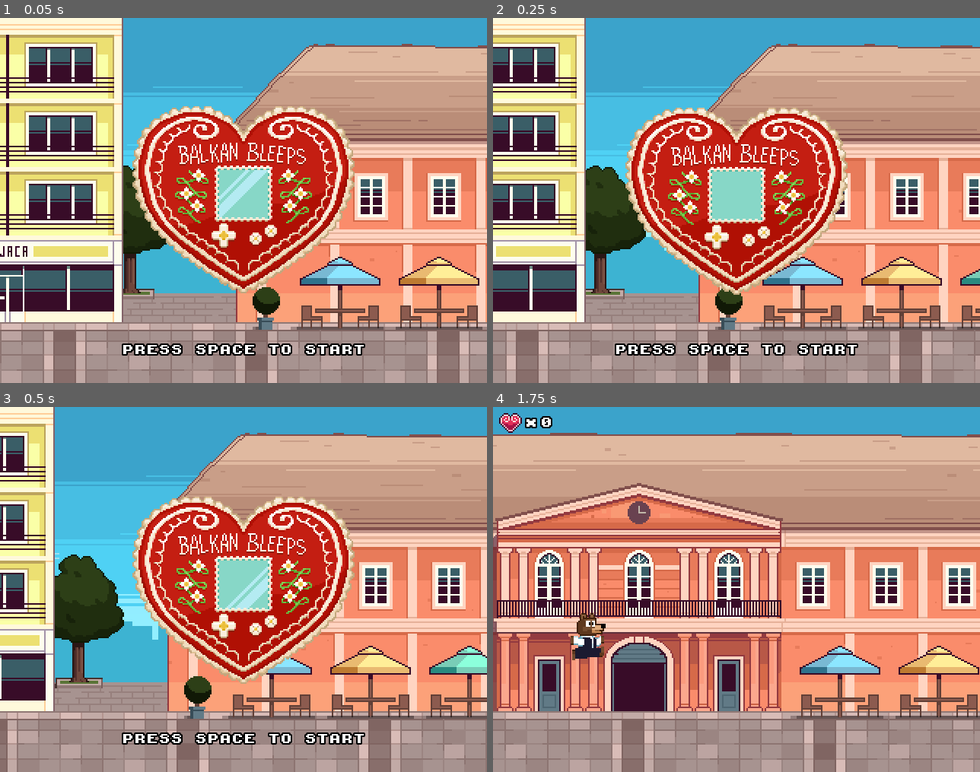
Above: before the commit, frames 1-4 (two rows, left to right).
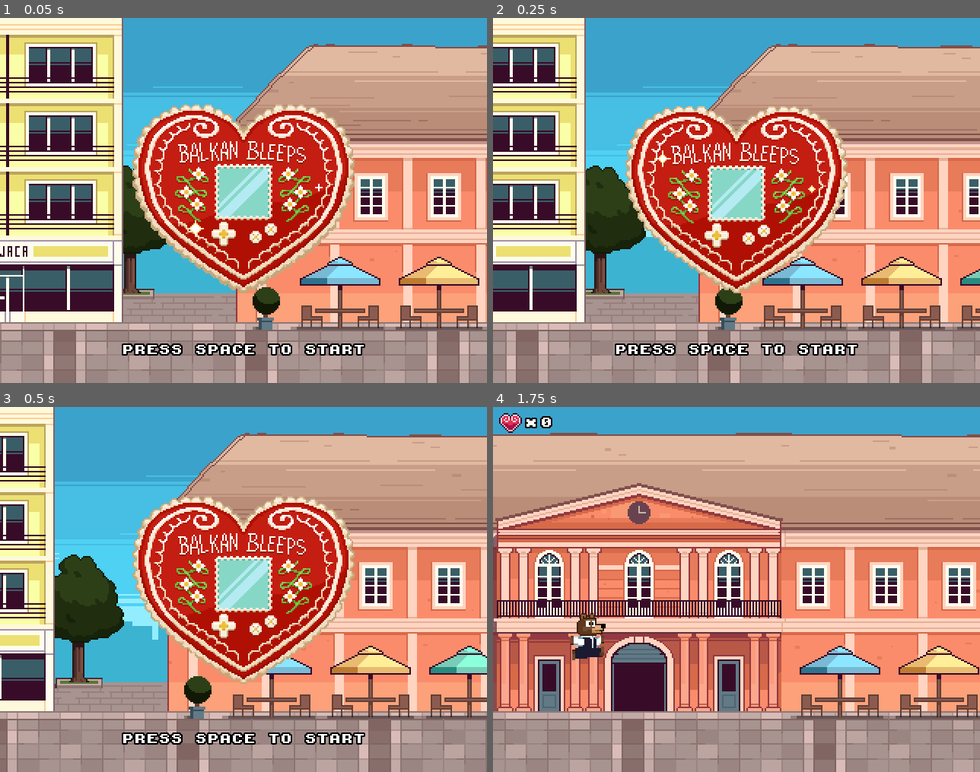
Above: after the commit, the same moments.

Repository: nikolawhallon/SomborSprint
Game: Godot game, scene res://Scenes/Title.tscn
The game is run twice, just before and just after one commit, with the same random seed, the same clock (stepped at 60 frames per second) and the same inputs. Sound files missing from this copy of the repository are replaced by a short silence.
Inputs:
- Up to frame 1 (0.05 s): no input
- Up to frame 2 (0.25 s): no input
- Up to frame 3 (0.5 s): no input
- Up to frame 4 (1.75 s): tap Space (jump) at 0.5, 0.77, 1.52 s; hold D from 0.53 s (still down)

The runs differ from the first frame. In frame 1, 5.5% of the frame differs, in the area x 27-73%, y 23-75%; in frame 2, 5.8%, in the area x 27-73%, y 24-76%; in frame 3, 0.5%; in frame 4, nothing differs.

Commit message:
gosplan integration (#6)
* integrating with gosplan

* handling key event and new server ip

---------

Co-authored-by: Nikola Whallon <vacuumbrewstudios@gmail.com>

Diff:
--- a/Scenes/Game.gd
+++ b/Scenes/Game.gd
@@ -50,9 +50,18 @@
 	yugo.velocity.x = rng.randf_range(-100.0, -200.0)
 	add_child(yugo)
 
+func spawn_keys():
+	for _i in range(1, 100):
+		var key = load("res://Scenes/Key.tscn").instance()
+		key.position.x = $Player.position.x + rng.randi_range(0, 2000)
+		key.position.y = -16 - + rng.randi_range(0, 64)
+		key.velocity.y = rng.randf_range(200.0, 400.0)
+		add_child(key)
+
 func _on_Player_collect_licitar(points):
 	score += points
 	$CanvasLayer/MarginContainer/HBoxContainer/LicitarScore.text = str(score)
+	$Websocket.send_event("LicitarCollected")
 
 func _on_Player_take_damage():
 	score = max(score - 5, 0)
@@ -71,3 +80,9 @@
 		fez.position.x = $Player.position.x + 854
 		fez.position.y = rng.randf_range(240 - 120, 240 - 96)
 		add_child(fez)
+
+func _on_Websocket_event_received(event):
+	print("handling event")
+	print(event)
+	if event == "KeyCollected":
+		spawn_keys()
--- a/Scenes/Game.tscn
+++ b/Scenes/Game.tscn
@@ -1,10 +1,11 @@
-[gd_scene load_steps=8 format=2]
+[gd_scene load_steps=9 format=2]
 
 [ext_resource path="res://Scenes/ParallaxBackground.tscn" type="PackedScene" id=1]
 [ext_resource path="res://Scenes/Game.gd" type="Script" id=2]
 [ext_resource path="res://Assets/Music/sombor_sprint_main_theme.ogg" type="AudioStream" id=3]
 [ext_resource path="res://Scenes/Player.tscn" type="PackedScene" id=4]
 [ext_resource path="res://Scenes/Ground.tscn" type="PackedScene" id=5]
+[ext_resource path="res://Scenes/Websocket.gd" type="Script" id=6]
 [ext_resource path="res://Assets/licitar_b.png" type="Texture" id=7]
 [ext_resource path="res://Resources/font.tres" type="Theme" id=8]
 
@@ -79,9 +80,13 @@
 volume_db = -12.0
 autoplay = true
 
+[node name="Websocket" type="Node" parent="."]
+script = ExtResource( 6 )
+
 [connection signal="collect_licitar" from="Player" to="." method="_on_Player_collect_licitar"]
 [connection signal="take_damage" from="Player" to="." method="_on_Player_take_damage"]
 [connection signal="timeout" from="LicitarSpawnTimer" to="." method="_on_LicitarSpawnTimer_timeout"]
 [connection signal="timeout" from="YugoSpawnTimer" to="." method="_on_YugoSpawnTimer_timeout"]
 [connection signal="timeout" from="OpanciSpawnTimer" to="." method="_on_OpanciSpawnTimer_timeout"]
 [connection signal="timeout" from="FezSpawnTimer" to="." method="_on_FezSpawnTimer_timeout"]
+[connection signal="event_received" from="Websocket" to="." method="_on_Websocket_event_received"]
--- /dev/null
+++ b/Scenes/Key.gd
@@ -0,0 +1,17 @@
+extends Area2D
+
+var velocity = Vector2.ZERO
+
+func destroy():
+	get_tree().queue_delete(self)
+
+func _process(delta):
+	position += velocity * delta
+
+	if global_position.y > 480 * 2:
+		destroy()
+
+
+func _on_Key_body_entered(body):
+	if body.is_in_group("Player"):
+		body.take_damage()
--- /dev/null
+++ b/Scenes/Key.tscn
@@ -0,0 +1,30 @@
+[gd_scene load_steps=8 format=2]
+
+[ext_resource path="res://Assets/Key/key_4.png" type="Texture" id=1]
+[ext_resource path="res://Assets/Key/key_3.png" type="Texture" id=2]
+[ext_resource path="res://Assets/Key/key_1.png" type="Texture" id=3]
+[ext_resource path="res://Assets/Key/key_2.png" type="Texture" id=4]
+[ext_resource path="res://Scenes/Key.gd" type="Script" id=5]
+
+[sub_resource type="SpriteFrames" id=1]
+animations = [ {
+"frames": [ ExtResource( 3 ), ExtResource( 4 ), ExtResource( 2 ), ExtResource( 1 ) ],
+"loop": true,
+"name": "default",
+"speed": 5.0
+} ]
+
+[sub_resource type="RectangleShape2D" id=2]
+extents = Vector2( 4, 9 )
+
+[node name="Key" type="Area2D" groups=["Key"]]
+script = ExtResource( 5 )
+
+[node name="AnimatedSprite" type="AnimatedSprite" parent="."]
+frames = SubResource( 1 )
+playing = true
+
+[node name="CollisionShape2D" type="CollisionShape2D" parent="."]
+shape = SubResource( 2 )
+
+[connection signal="body_entered" from="." to="." method="_on_Key_body_entered"]
--- a/Scenes/Title.tscn
+++ b/Scenes/Title.tscn
@@ -13,7 +13,7 @@
 
 [node name="Logo" parent="." instance=ExtResource( 3 )]
 position = Vector2( 0, 120 )
-frame = 26
+frame = 39
 
 [node name="CanvasLayer" type="CanvasLayer" parent="."]
 
--- /dev/null
+++ b/Scenes/Websocket.gd
@@ -0,0 +1,84 @@
+extends Node
+
+signal event_received
+
+var client = WebSocketClient.new()
+var ws_connected = false
+
+var URL = "ws://192.168.1.10:5000"
+
+var id = null
+
+func delete():
+	print("destroying websocket")
+	get_tree().queue_delete(self)
+
+func _ready():
+	print("websocket ready")
+	initialize()
+
+func initialize():
+	client.connect("connection_closed", self, "_closed")
+	client.connect("connection_error", self, "_closed")
+	client.connect("connection_established", self, "_connected")
+	client.connect("data_received", self, "_on_data")
+
+	if OS.get_name() == "HTML5":
+		var protocols = PoolStringArray([])
+		var err = client.connect_to_url(URL, protocols, false, PoolStringArray())
+		if err != OK:
+			print("unable to connect")
+			set_process(false)
+	else:
+		var headers = PoolStringArray([])
+		var err = client.connect_to_url(URL, PoolStringArray(), false, headers)
+		if err != OK:
+			print("unable to connect")
+			set_process(false)
+
+func _closed(was_clean = false):
+	print("closed, clean: ", was_clean)
+	set_process(false)
+
+func _connected(_proto):
+	print("websocket connected")
+	ws_connected = true
+
+func _on_data():
+	var packet = client.get_peer(1).get_packet()
+	if client.get_peer(1).was_string_packet():
+		var message = packet.get_string_from_utf8()
+
+		var message_json = JSON.parse(message)
+		if message_json.error == OK:
+			if typeof(message_json.result) == TYPE_DICTIONARY:
+				if message_json.result.has("id"):
+					id = message_json.result["id"]
+				elif message_json.result.has("source"):
+					if id == null:
+						return
+					if message_json.result["source"] == id:
+						return
+					var event = message_json.result["event"]
+					emit_signal("event_received", event)
+	else:
+		print("binary message received")
+
+func _process(_delta):
+	client.poll()
+
+func send_event(event):
+	if !ws_connected:
+		return
+
+	if id == null:
+		return
+
+	var message = {
+		"source": id,
+		"event": event,
+	}
+	client.get_peer(1).set_write_mode(0)
+	client.get_peer(1).put_packet(JSON.print(message).to_utf8())
+	client.get_peer(1).set_write_mode(1)
+	print("finished sending event")
Binary file added: Assets/Key/key_1.png
Not shown, added: Assets/Key/key_1.png.import
Binary file added: Assets/Key/key_2.png
Not shown, added: Assets/Key/key_2.png.import
Binary file added: Assets/Key/key_3.png
Not shown, added: Assets/Key/key_3.png.import
Binary file added: Assets/Key/key_4.png
Not shown, added: Assets/Key/key_4.png.import
